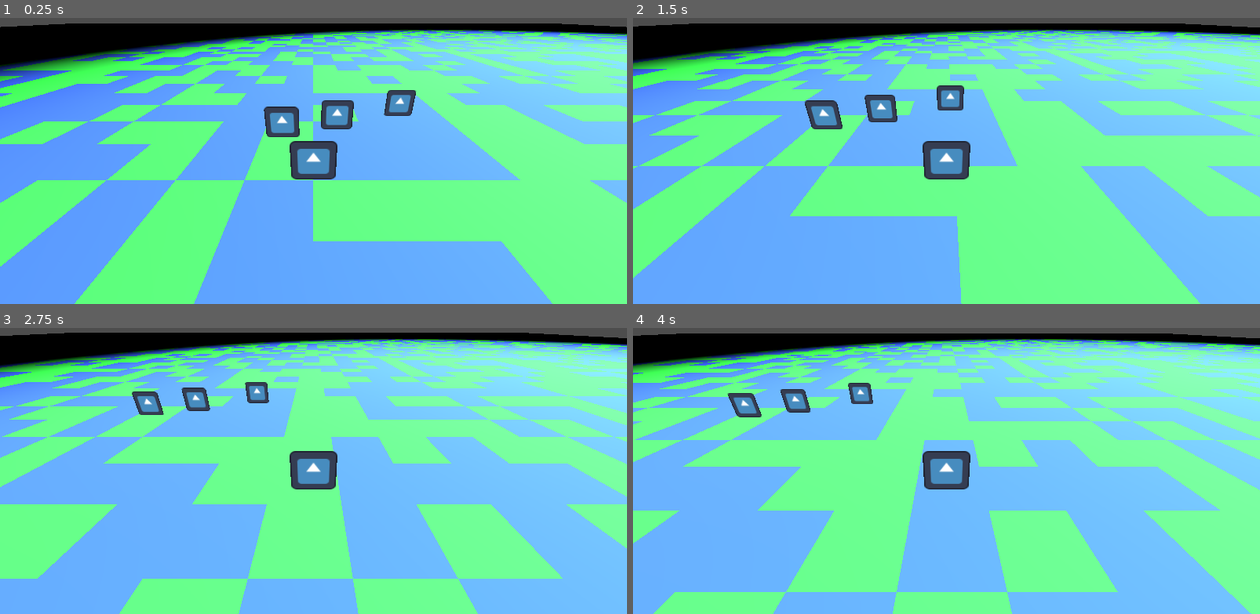
Above: before the commit, frames 1-4 (two rows, left to right).
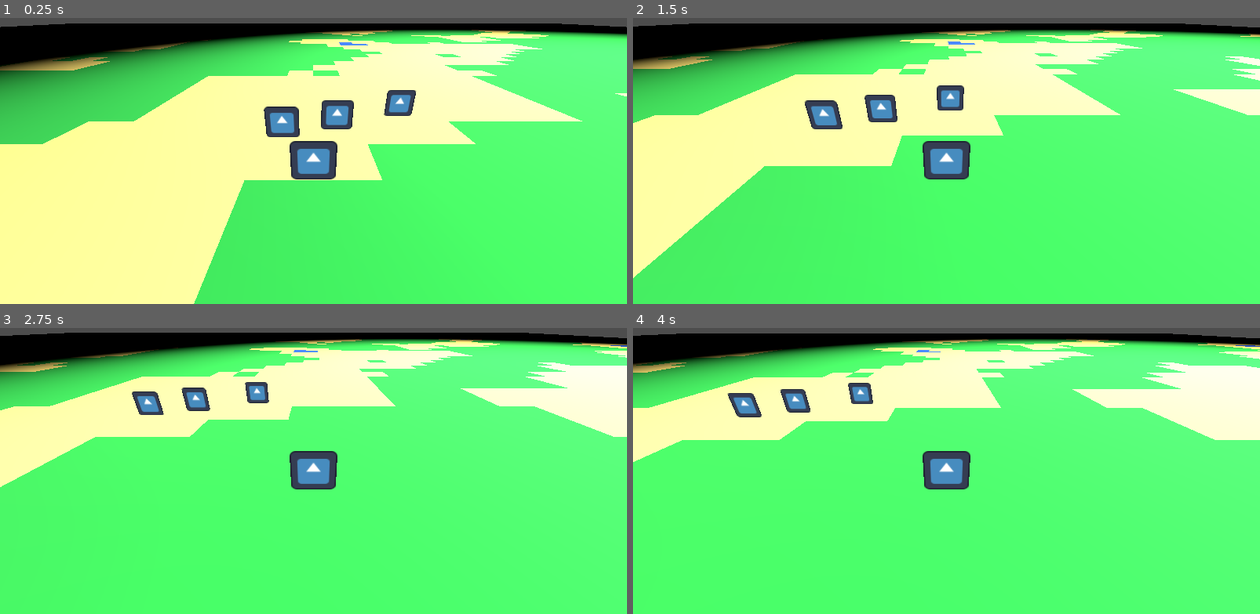
Above: after the commit, the same moments.

Repository: Guilherme-souzae/OctoRPG
Game: Godot game, scene res://Scenes/world.tscn
Same seed, same stepped clock (60 frames per second), same inputs: the game is played once before the commit and once after it. The engine's default icon, where the game draws it, is replaced by a stand-in: a white triangle on a blue panel in a dark square.
Inputs:
- Up to frame 1 (0.25 s): no input
- Up to frame 2 (1.5 s): tap Enter at 0.5 s; hold D (move_right) 0.53-1.28 s; tap E (interact) at 0.6 s; hold S (move_back) from 1.28 s (still down); tap W (move_front) at 1.35 s
- Up to frame 3 (2.75 s): release S (move_back) at 2.03 s; hold D (move_right) from 2.03 s (still down); tap E (interact) at 2.1 s
- Up to frame 4 (4 s): tap W (move_front) at 2.85 s; release D (move_right) at 3.53 s; hold A (move_left) from 3.53 s (still down); tap E (interact) at 3.6 s

The runs differ from the first frame. In frame 1, 90% of the frame differs, in the area x 0-100%, y 4-100%; in frame 2, 91%; in frame 3, 92%; in frame 4, 92%, in the area x 0-100%, y 3-100%.

Commit message:
feature: perlin noise gpt

Diff:
--- a/octo-rpg/Scripts/terrain.gd
+++ b/octo-rpg/Scripts/terrain.gd
@@ -1,38 +1,61 @@
 extends Node3D
 
-@export var map_size_x: int = 10
-@export var map_size_z: int = 10
+@export var map_size_x: int = 30
+@export var map_size_z: int = 30
 @export var tile_size: float = 1.0
-@export var color_blue: Color = Color(0.2, 0.4, 1.0)
-@export var color_green: Color = Color(0.2, 1.0, 0.3)
+@export var noise_scale: float = 0.1
+
+# cores baseadas no valor do Perlin noise
+@export var color_water: Color = Color(0.1, 0.3, 0.8)
+@export var color_grass: Color = Color(0.1, 0.6, 0.2)
+@export var color_sand: Color = Color(0.9, 0.8, 0.4)
+@export var color_mountain: Color = Color(0.5, 0.4, 0.3)
 
 func _ready():
 	randomize()
-	generate_tiles()
+	generate_map()
 
-func generate_tiles():
+func generate_map():
+	# cria e configura o gerador de ruído
+	var noise = FastNoiseLite.new()
+	noise.seed = randi()
+	noise.noise_type = FastNoiseLite.TYPE_PERLIN
+	noise.frequency = noise_scale
+
+	# centraliza o mapa
 	var offset_x = (map_size_x * tile_size) / 2.0
 	var offset_z = (map_size_z * tile_size) / 2.0
 
+	# gera os tiles
 	for x in range(map_size_x):
 		for z in range(map_size_z):
 			var tile = MeshInstance3D.new()
 
-			# Define o plano
 			var mesh = PlaneMesh.new()
 			mesh.size = Vector2(tile_size, tile_size)
 			tile.mesh = mesh
 
-			# Centraliza o mapa
+			# mantém o terreno plano
 			tile.position = Vector3(
 				x * tile_size - offset_x + tile_size / 2.0,
 				0.01,
 				z * tile_size - offset_z + tile_size / 2.0
 			)
 
-			# Cor aleatória
+			# obtém valor de noise (entre -1 e 1)
+			var n = noise.get_noise_2d(float(x), float(z))
+			n = (n + 1.0) / 2.0  # normaliza para 0–1
+
+			# define cor conforme o valor do noise
 			var mat = StandardMaterial3D.new()
-			mat.albedo_color = color_blue if randf() < 0.5 else color_green
+			if n < 0.3:
+				mat.albedo_color = color_water
+			elif n < 0.45:
+				mat.albedo_color = color_sand
+			elif n < 0.75:
+				mat.albedo_color = color_grass
+			else:
+				mat.albedo_color = color_mountain
+
 			tile.material_override = mat
-
 			add_child(tile)
